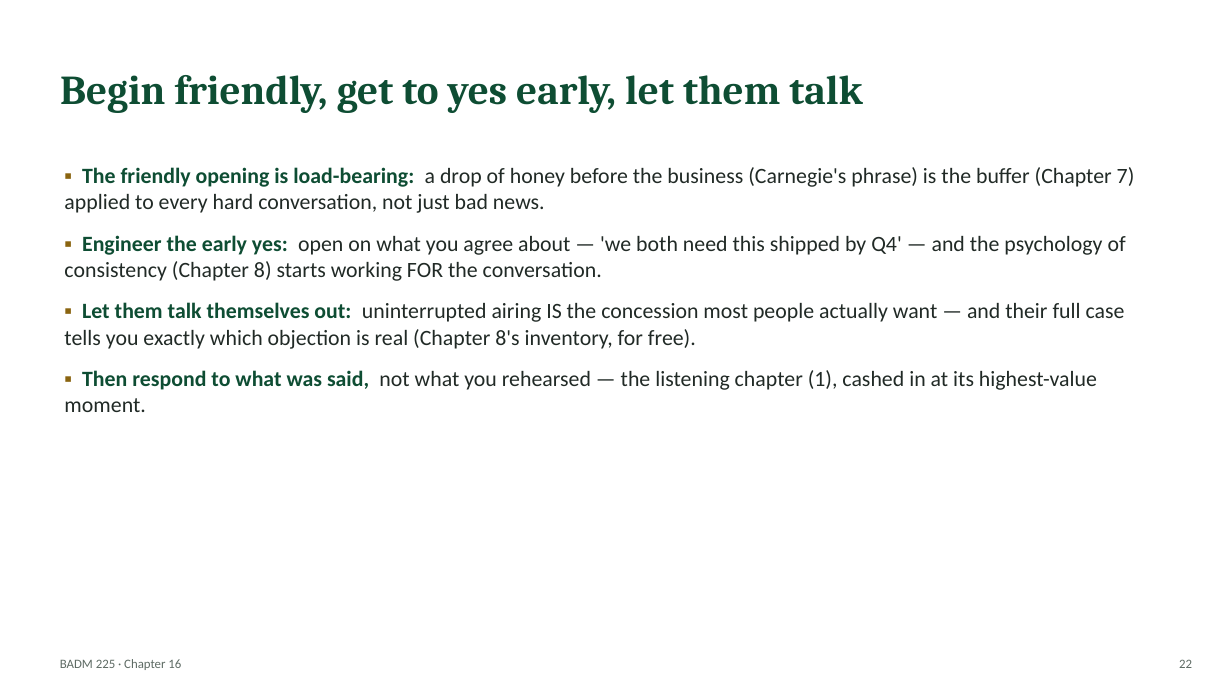
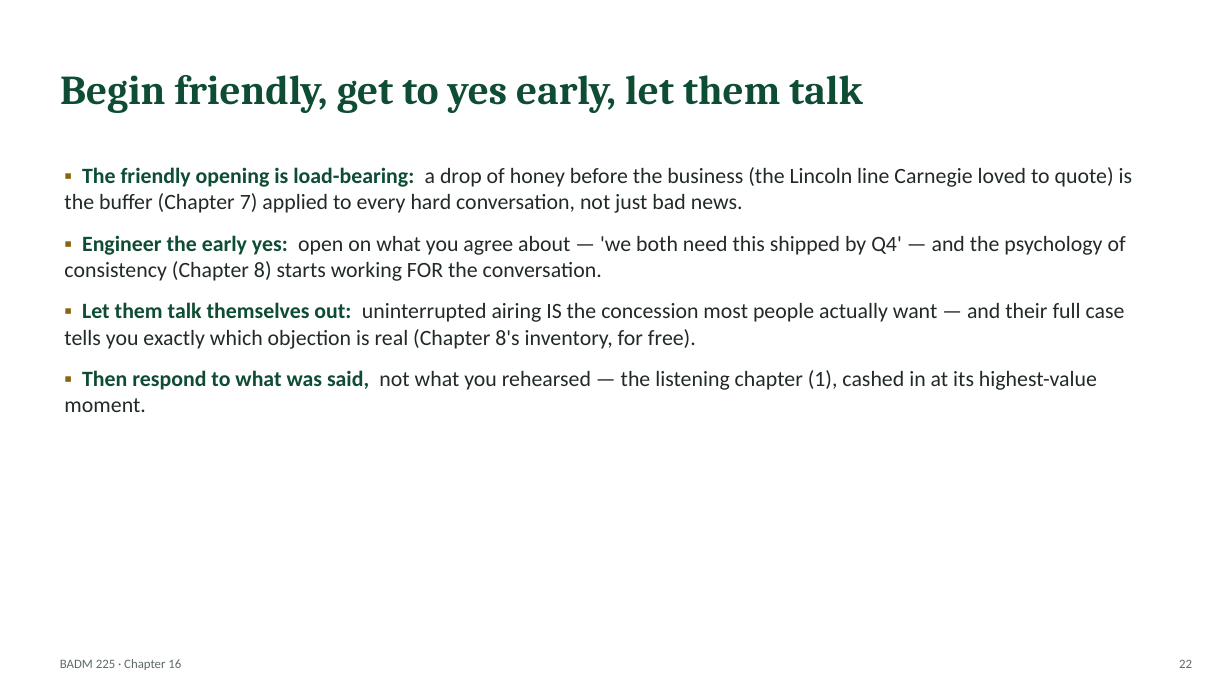
Before and after one commit to dbussan/badm-225, a slide deck: slide 22 of slides/ch16-leadership-under-pressure-influence.pptx. Drawn at 1232x693 pixels with LibreOffice and Linux fonts; fonts in the diff are those of the drawing. Boxes give left, top, right and bottom in pixels: in the first picture for what was removed or moved away, otherwise in the second. Text is boxed around its words. In the diff, an @@ line names an element or a change of style, - is before the commit and + after.

Commit message:
Fix issues found in independent review pass
- Rebalance quiz answer-key distribution in Ch7, 8, 9, 10, 12 guides (was mostly "b")
- Fix broken/circular cross-chapter references across Ch3, 6, 7, 8, 9, 11, 12, 15, 16, 17
- Remove residual UND/mascot references in Ch13 guide and deck
- Genericize a real accounting firm's name used in a Ch10 case study
- Correct a Carnegie misquote and mislabeled paraphrase in Ch16
- Fix minor citation misattributions (Wired author, attention-research term, MUM-effect years, Cialdini principle count)
- Rename Ch6's goodwill framework away from a textbook-specific label
- Fix a stem/answer mismatch and a syntax bug in the exam system
- Harden exam.html: obfuscate the answer key, fix a shared-computer session collision, fix a timezone bug in the instructor prefill

```diff
--- a/slides/ch16-leadership-under-pressure-influence.pptx
+++ b/slides/ch16-leadership-under-pressure-influence.pptx
@@ text at (64, 167, 1133, 213): text changed @@
-▪ The friendly opening is load-bearing: a drop of honey before the business (Carnegie's phrase) is the buffer (Chapter 7) applied to every hard conversation, not just bad news.
+▪ The friendly opening is load-bearing: a drop of honey before the business (the Lincoln line Carnegie loved to quote) is the buffer (Chapter 7) applied to every hard conversation, not just bad news.
```
Also in this commit, not shown: 1 other slide changed, 44 other files.
